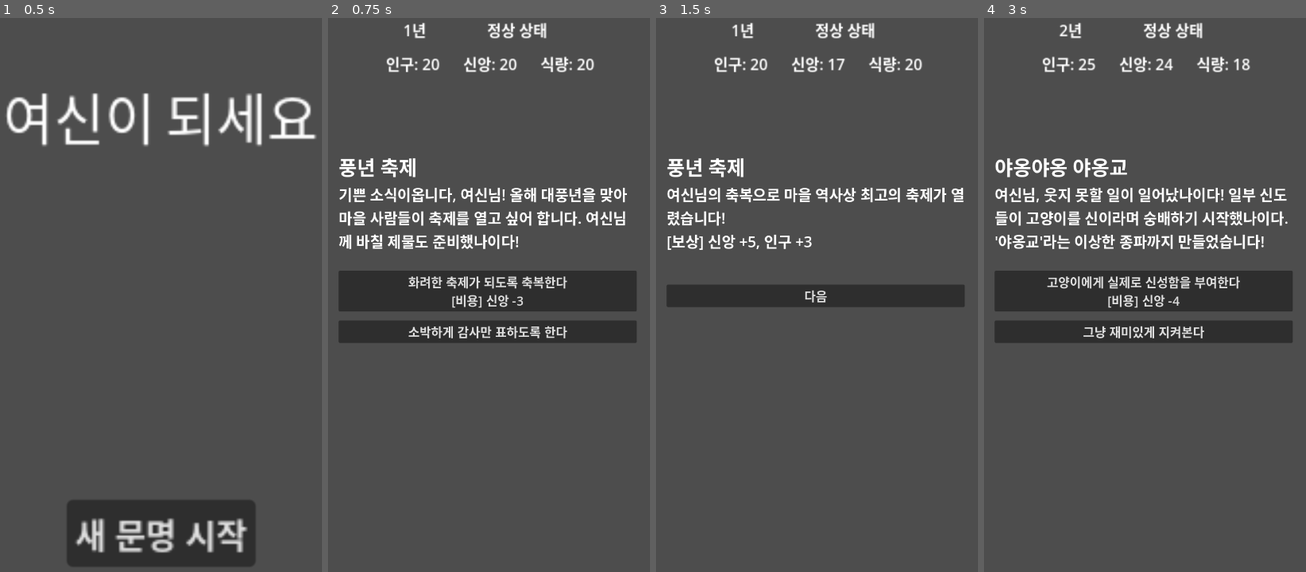
Above: before the commit, frames 1-4 (left to right).
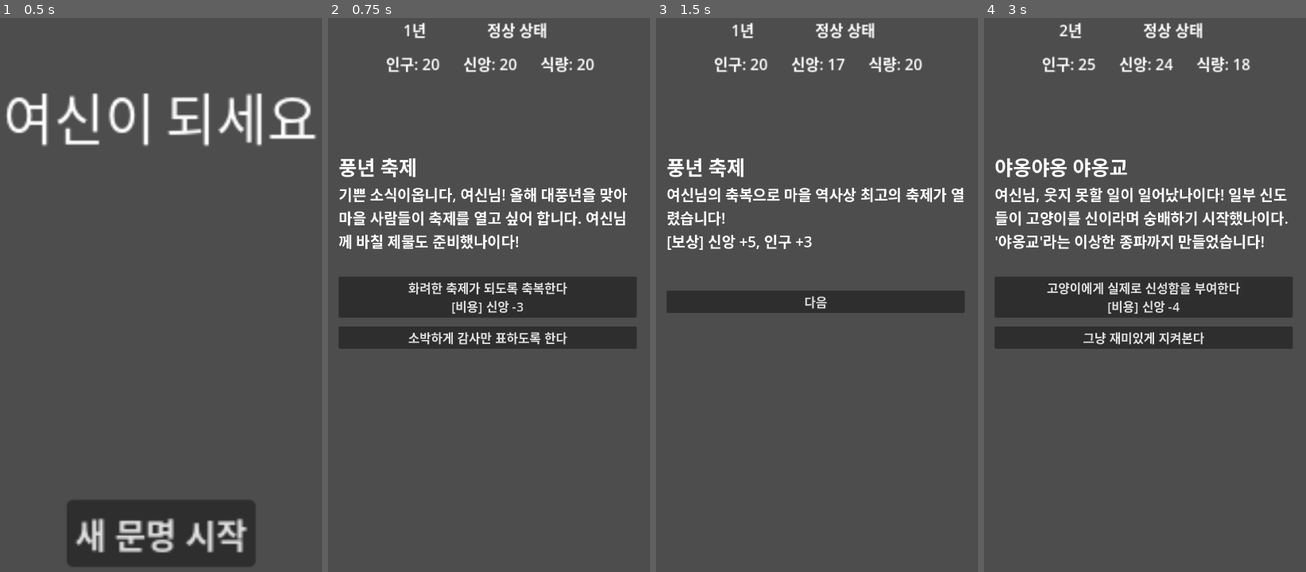
Above: after the commit, the same moments.

Repository: baechu50/become-goddness
Game: Godot game, scene res://scenes/Start.tscn
Same seed, same stepped clock (60 frames per second), same inputs: the game is played once before the commit and once after it.
Inputs:
- Up to frame 1 (0.5 s): no input
- Up to frame 2 (0.75 s): click "새 문명 시작" at 0.5 s
- Up to frame 3 (1.5 s): click "화려한 축제가 되도록 축복한다 [비용] 신앙 -3" at 1.25 s
- Up to frame 4 (3 s): click "다음" at 2 s; click "다음" at 2.75 s

Frame 1 is identical in both runs. In frame 2, 5.7% of the frame differs, in the area x 3-96%, y 45-60%; in frame 3, 2.0%; in frame 4, 5.6%.

Commit message:
fix: adjust minimum size for EventText label in game scene

Diff:
--- a/scenes/Game.tscn
+++ b/scenes/Game.tscn
@@ -95,6 +95,7 @@
 text = "이벤트 제목"
 
 [node name="EventText" type="Label" parent="EventArea"]
+custom_minimum_size = Vector2(200, 150)
 layout_mode = 2
 theme_override_font_sizes/font_size = 30
 text = "이벤트 텍스트"
